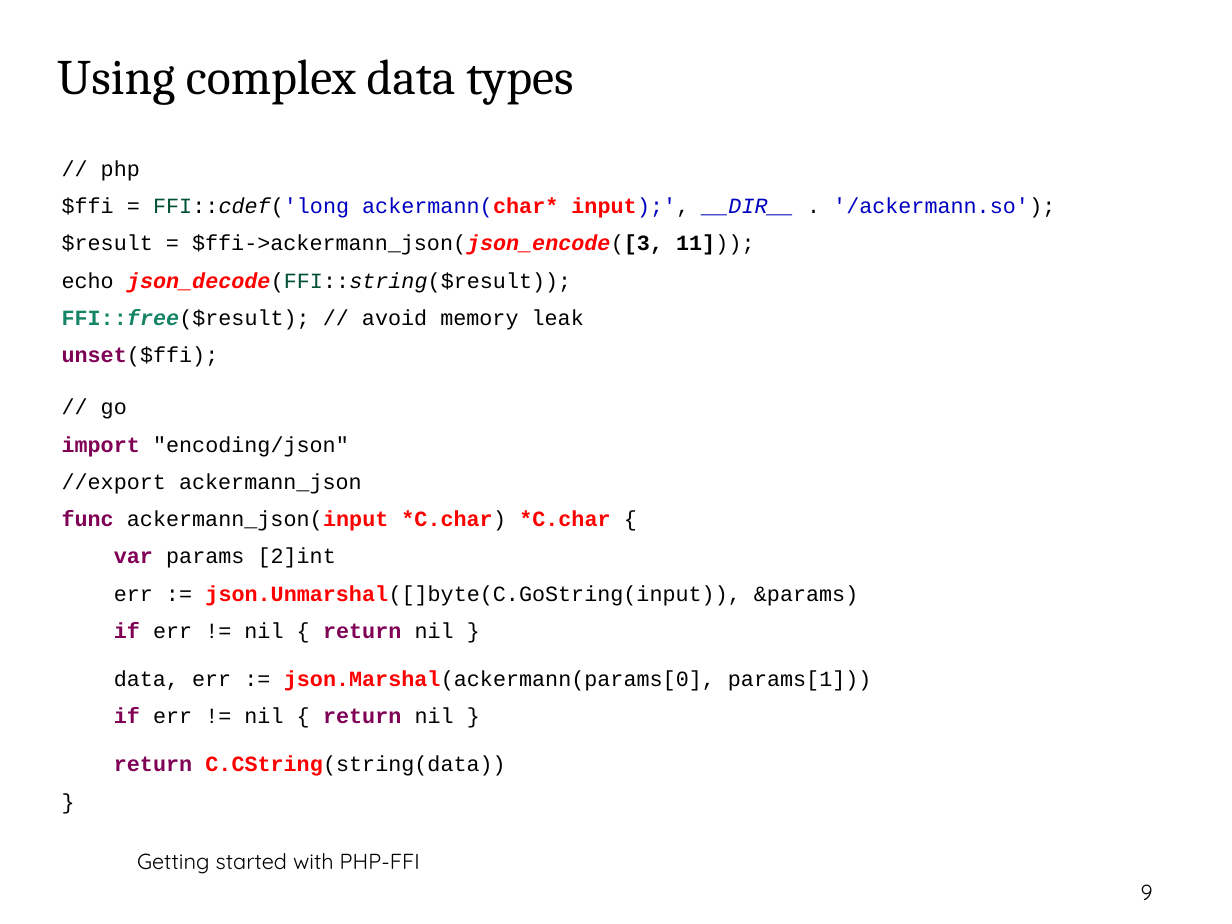
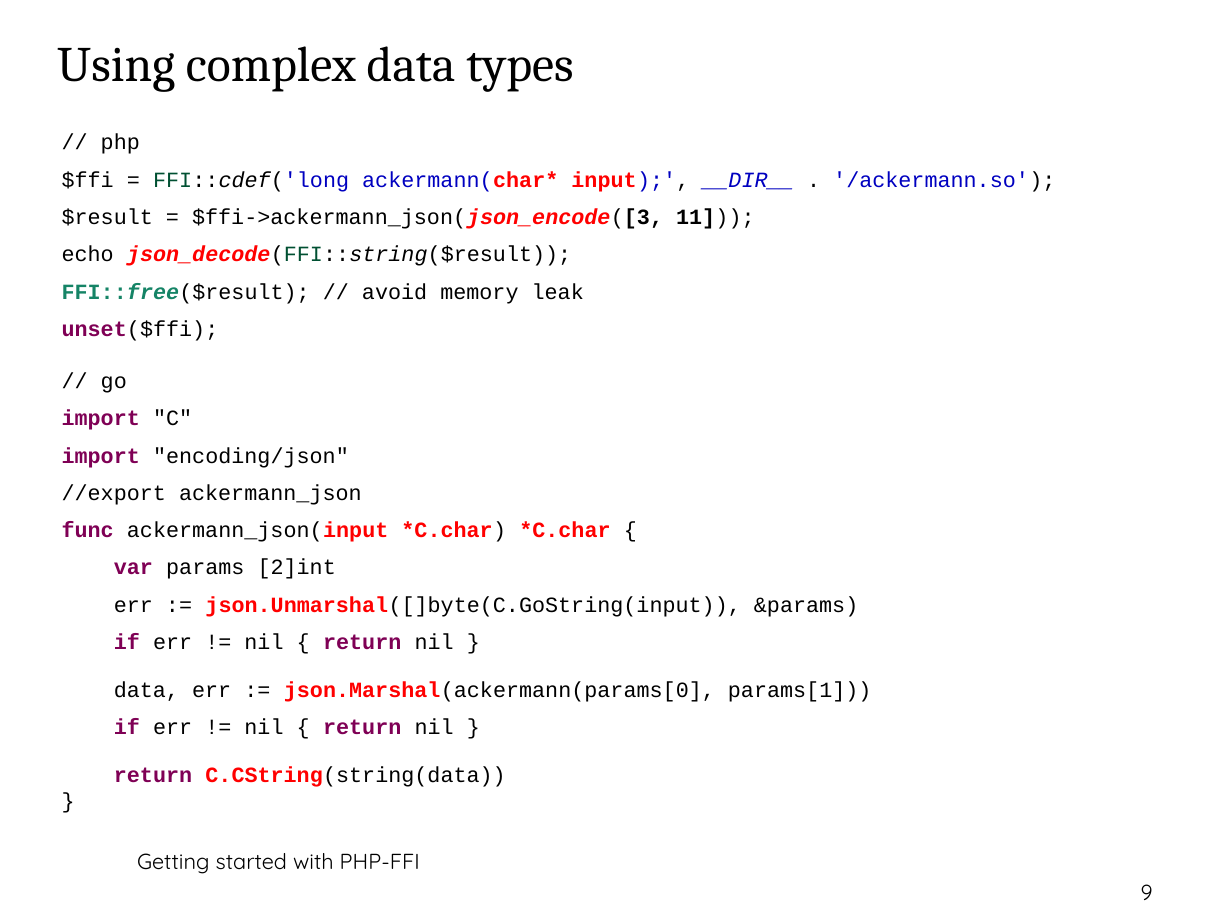
Before and after one commit to thbley/php-go-integration, a slide deck: slide 9 of Getting_started_with_phpffi_ipc_2021_ThomasBley.odp. Drawn at 1232x924 pixels with LibreOffice and Linux fonts; fonts in the diff are those of the drawing; background and template pictures are left out. Boxes give left, top, right and bottom in pixels: in the first picture for what was removed or moved away, otherwise in the second. Text is boxed around its words. In the diff, an @@ line names an element or a change of style, - is before the commit and + after.

Commit message:
updated slides

```diff
--- a/Getting_started_with_phpffi_ipc_2021_ThomasBley.odp
+++ b/Getting_started_with_phpffi_ipc_2021_ThomasBley.odp
@@ title "Using complex data types": place and size @@
-title "Using complex data types" at box(57, 59, 573, 105)
+title "Using complex data types" at box(57, 46, 573, 92)
@@ text "// php": place and size @@
-text "// php" at box(62, 160, 1055, 776)
+text "// php" at box(62, 134, 1055, 787)
@@ text at box(62, 410, 192, 430): paragraph added @@
+import "C"
@@ text at box(114, 767, 505, 787): text changed @@
-return C.CString(string(data))
-}
+return C.CString(string(data))
+}
```
Also in this commit, not shown: 1 other file.
